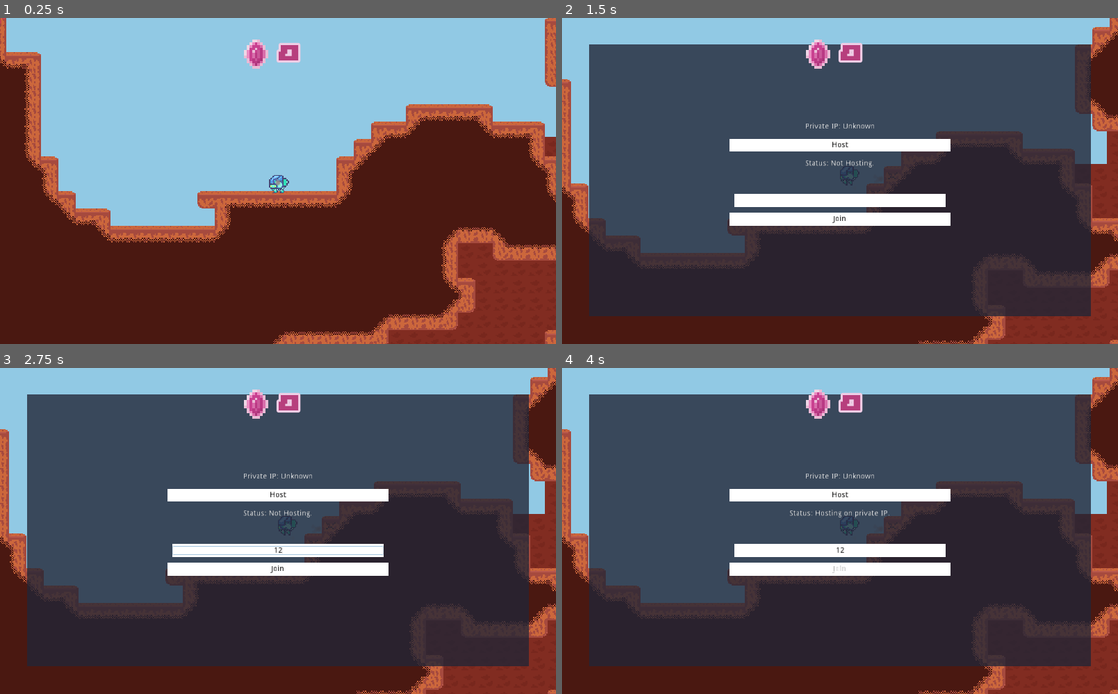
Above: before the commit, frames 1-4 (two rows, left to right).
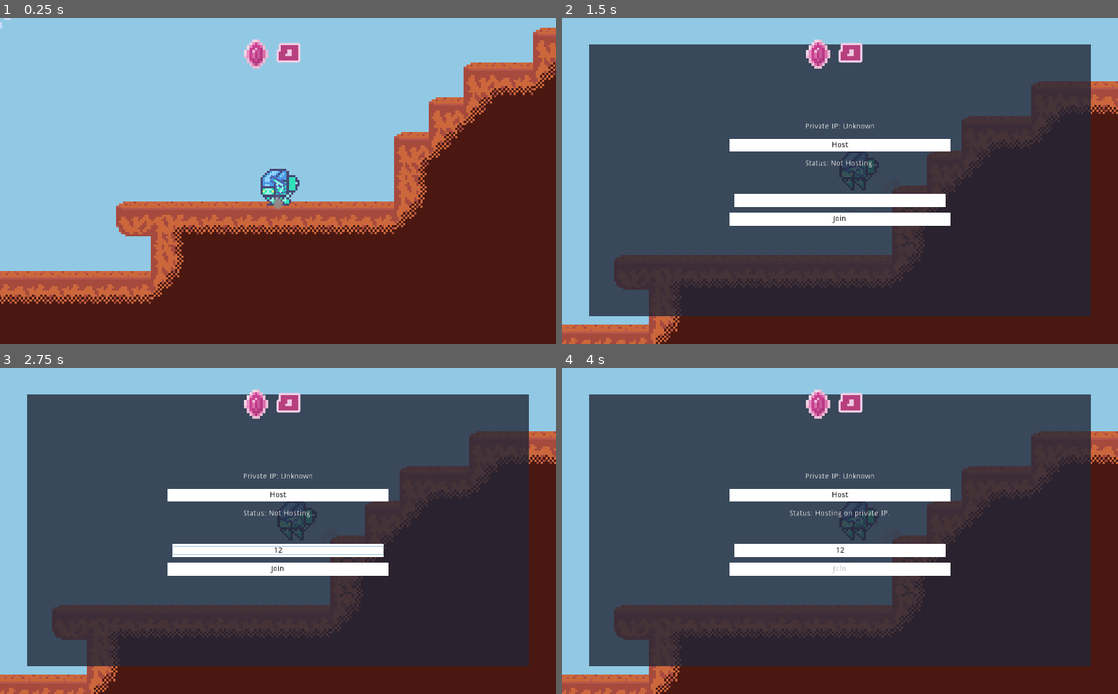
Above: after the commit, the same moments.

Repository: MichaelRRyan/Mecha-Miners
Game: Godot game, scene res://scenes/Gameplay.tscn
Same seed, same stepped clock (60 frames per second), same inputs: the game is played once before the commit and once after it.
Inputs (mouse positions are in pixels of both pictures, inside the frame that each line leads up to):
- Up to frame 1 (0.25 s): no input
- Up to frame 2 (1.5 s): tap Enter at 0.5 s; move the mouse to (962, 164) at 0.52 s; press the mouse at (962, 164) at 0.53 s; hold D (move_right) 0.53-1.28 s; tap W (jump) at 0.77 s; move the mouse to (728, 197) at 1.27 s; release the mouse at (728, 197) at 1.28 s; hold A (move_left) from 1.28 s (still down); tap H (toggle_network_panel) at 1.35 s
- Up to frame 3 (2.75 s): tap W (jump) at 1.52 s; release A (move_left) at 2 s; click (278, 550) at 2.02 s; type "12" at 2.1 s
- Up to frame 4 (4 s): click "Host" at 2.75 s; click "Join" at 3.5 s

The runs differ from the first frame. In frame 1, 34% of the frame differs, in the area x 0-100%, y 0-100%; in frame 2, 24%; in frame 3, 24%; in frame 4, 24%.
Error in both runs: Invalid call. Nonexistent function 'close_server' in base 'Node (Network.gd)'. (res://scripts/NetworkPanel.gd:50)

Commit message:
Changed gun sprite and fixed bullet positioning
Additionally fixed player land particle effect.

Diff:
--- a/scenes/Bullet.tscn
+++ b/scenes/Bullet.tscn
@@ -18,10 +18,12 @@
 region_rect = Rect2( 128, 80, 16, 16 )
 
 [node name="CollisionShape2D" type="CollisionShape2D" parent="."]
+visible = false
 rotation = 1.5708
 shape = SubResource( 1 )
 
 [node name="PlayerDetector" type="Area2D" parent="."]
+visible = false
 
 [node name="CollisionShape2D" type="CollisionShape2D" parent="PlayerDetector"]
 rotation = 1.5708
--- a/scenes/Gameplay.tscn
+++ b/scenes/Gameplay.tscn
@@ -25,7 +25,7 @@
 [node name="Camera2D" type="Camera2D" parent="PlayerManager/Player"]
 scale = Vector2( 2, 2 )
 current = true
-zoom = Vector2( 0.5, 0.5 )
+zoom = Vector2( 0.25, 0.25 )
 smoothing_enabled = true
 
 [node name="BulletManager" type="Node2D" parent="." groups=["bullet_manager"]]
--- a/scenes/Gun.tscn
+++ b/scenes/Gun.tscn
@@ -5,13 +5,13 @@
 
 [node name="Gun" type="Sprite"]
 texture = ExtResource( 2 )
-offset = Vector2( 4, 0 )
+offset = Vector2( 4, -1 )
 region_enabled = true
 region_rect = Rect2( 32, 80, 16, 16 )
 script = ExtResource( 1 )
 
 [node name="Tip" type="Node2D" parent="."]
-position = Vector2( 7.5, -0.5 )
+position = Vector2( 7, -2 )
 
 [node name="CooldownTimer" type="Timer" parent="."]
 one_shot = true
--- a/scenes/Jetpack.tscn
+++ b/scenes/Jetpack.tscn
@@ -29,12 +29,14 @@
 script = ExtResource( 1 )
 
 [node name="ParticlesLarge" type="Particles2D" parent="."]
+emitting = false
 amount = 5
 local_coords = false
 process_material = SubResource( 3 )
 texture = ExtResource( 3 )
 
 [node name="ParticlesSmall" type="Particles2D" parent="."]
+emitting = false
 amount = 6
 local_coords = false
 process_material = SubResource( 3 )
--- a/scenes/Player.tscn
+++ b/scenes/Player.tscn
@@ -8,22 +8,6 @@
 [sub_resource type="AtlasTexture" id=2]
 atlas = ExtResource( 1 )
 region = Rect2( 0, 64, 32, 32 )
-
-[sub_resource type="AtlasTexture" id=7]
-atlas = ExtResource( 1 )
-region = Rect2( 64, 96, 32, 32 )
-
-[sub_resource type="AtlasTexture" id=8]
-atlas = ExtResource( 1 )
-region = Rect2( 32, 96, 32, 32 )
-
-[sub_resource type="AtlasTexture" id=9]
-atlas = ExtResource( 1 )
-region = Rect2( 0, 96, 32, 32 )
-
-[sub_resource type="AtlasTexture" id=10]
-atlas = ExtResource( 1 )
-region = Rect2( 96, 96, 32, 32 )
 
 [sub_resource type="AtlasTexture" id=11]
 atlas = ExtResource( 1 )
@@ -45,17 +29,28 @@
 atlas = ExtResource( 1 )
 region = Rect2( 96, 96, 32, 32 )
 
+[sub_resource type="AtlasTexture" id=7]
+atlas = ExtResource( 1 )
+region = Rect2( 64, 96, 32, 32 )
+
+[sub_resource type="AtlasTexture" id=8]
+atlas = ExtResource( 1 )
+region = Rect2( 32, 96, 32, 32 )
+
+[sub_resource type="AtlasTexture" id=9]
+atlas = ExtResource( 1 )
+region = Rect2( 0, 96, 32, 32 )
+
+[sub_resource type="AtlasTexture" id=10]
+atlas = ExtResource( 1 )
+region = Rect2( 96, 96, 32, 32 )
+
 [sub_resource type="SpriteFrames" id=12]
 animations = [ {
 "frames": [ SubResource( 2 ) ],
 "loop": true,
 "name": "idle",
 "speed": 5.0
-}, {
-"frames": [ SubResource( 7 ), SubResource( 8 ), SubResource( 9 ), SubResource( 10 ) ],
-"loop": true,
-"name": "walk_reversed",
-"speed": 10.0
 }, {
 "frames": [ SubResource( 11 ) ],
 "loop": true,
@@ -65,6 +60,11 @@
 "frames": [ SubResource( 3 ), SubResource( 4 ), SubResource( 5 ), SubResource( 6 ) ],
 "loop": true,
 "name": "walk",
+"speed": 10.0
+}, {
+"frames": [ SubResource( 7 ), SubResource( 8 ), SubResource( 9 ), SubResource( 10 ) ],
+"loop": true,
+"name": "walk_reversed",
 "speed": 10.0
 } ]
 
@@ -88,10 +88,14 @@
 offset = Vector2( 0, -6 )
 
 [node name="CollisionShape2D" type="CollisionShape2D" parent="."]
+visible = false
 shape = SubResource( 13 )
 
 [node name="Gun" parent="." instance=ExtResource( 3 )]
-position = Vector2( -2, 1 )
+position = Vector2( -1.5, 1 )
 z_index = 2
 
 [node name="Jetpack" parent="." instance=ExtResource( 4 )]
+
+[node name="Feet" type="Node2D" parent="."]
+position = Vector2( 0, 9 )
--- a/scripts/Bullet.gd
+++ b/scripts/Bullet.gd
@@ -5,6 +5,7 @@
 export var damage : float = 1.0
 export var speed : float = 250.0
 export var max_distance : float = 200.0
+export var width : float = 6.0
 
 # The peer id to ignore in collisions.
 var ignore_id
--- a/scripts/BulletManager.gd
+++ b/scripts/BulletManager.gd
@@ -6,28 +6,35 @@
 
 
 # -----------------------------------------------------------------------------
-remote func create_bullet(_position, _rotation, _z_index, bullet_name = null):
+remote func create_bullet(_position, _rotation, _z_index, _name = null):
 	var bullet = BulletScene.instance()
 
-	bullet.position = _position
+	var unit_direction = Vector2(cos(_rotation), sin(_rotation)).normalized()
+	bullet.position = _position + unit_direction * bullet.width
 	bullet.rotation = _rotation
 	bullet.z_index = _z_index
 
 	if Network.is_online:
-		var peer_id
-
-		if not bullet_name:
-			peer_id = get_tree().get_network_unique_id()
-			bullet_name = str(peer_id) + str(number_of_local_bullets)
-			rpc("create_bullet", _position, _rotation, _z_index, bullet_name)
-		else:
-			peer_id = get_tree().get_rpc_sender_id()
-
-		bullet.set_name(bullet_name)
-		bullet.set_network_master(Network.SERVER_ID)
-		bullet.ignore_id = peer_id
+		setup_networking_attributes(bullet, _position, _rotation, _z_index, _name)
 
 	add_child(bullet)
 
 
 # -----------------------------------------------------------------------------
+func setup_networking_attributes(bullet, _position, _rotation, _z_index, _name):
+
+	var peer_id
+
+	if not _name:
+		peer_id = get_tree().get_network_unique_id()
+		_name = str(peer_id) + str(number_of_local_bullets)
+		rpc("create_bullet", _position, _rotation, _z_index, _name)
+	else:
+		peer_id = get_tree().get_rpc_sender_id()
+
+	bullet.set_name(_name)
+	bullet.set_network_master(Network.SERVER_ID)
+	bullet.ignore_id = peer_id
+
+
+# -----------------------------------------------------------------------------
--- a/scripts/Player.gd
+++ b/scripts/Player.gd
@@ -300,7 +300,7 @@
 		var container = containers[0]
 		var particle = LandingParticleScene.instance()
 		container.add_child(particle)
-		particle.position = global_position# + velocity.normalized() * 5.0
+		particle.position = $Feet.global_position# + velocity.normalized() * 5.0
 		var impact_direction = Vector3.DOWN
 		particle.process_material.direction = impact_direction
 
Binary file changed: assets/images/spritesheet.png
